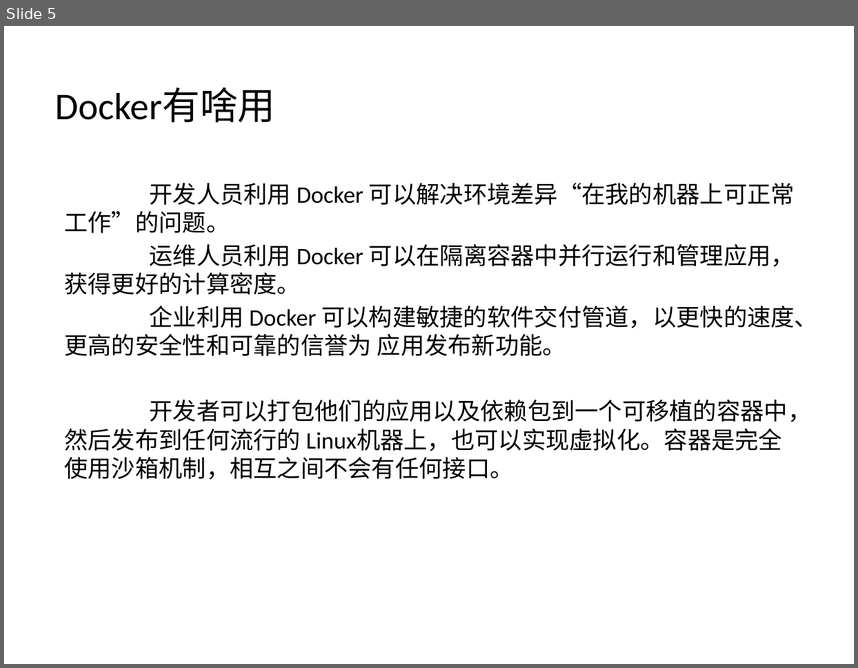
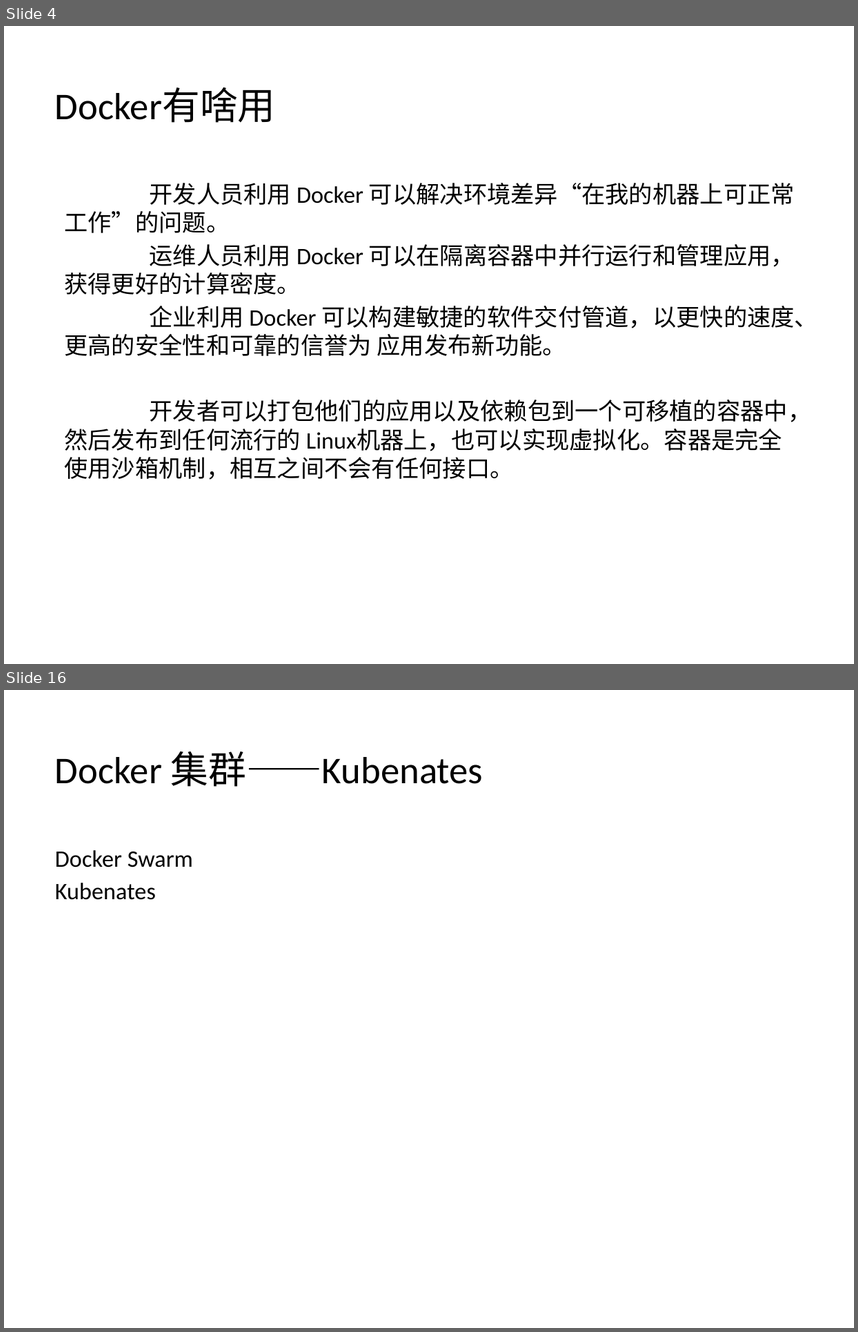
Before and after one commit to Yommmm/DesignPatterns, a slide deck: Docker基础与简单应用.pptx. Shown one above the other, each under a label of ours: slide 5 before the commit, slides 4 and 16 after it; the slides between them are not shown. The pictures are 858x668 and 858x1332 pixels, drawn with LibreOffice and Linux fonts; fonts in the diff are those of the drawing. Boxes give left, top, right and bottom in pixels: in the first picture for what was removed or moved away, otherwise in the second. Text is boxed around its words. In the diff, an @@ line names an element or a change of style, - is before the commit and + after.

```diff
--- a/Docker基础与简单应用.pptx
+++ b/Docker基础与简单应用.pptx
@@ slide 16 added at (x1=4, y1=690, x2=854, y2=1328), background #FFFFFF @@
@@ title added at (x1=55, y1=751, x2=484, y2=787), 32 pt, text #000000 @@
+Docker 集群——Kubenates
@@ text added at (x1=55, y1=850, x2=193, y2=900), 20 pt, text #000000 @@
+Docker Swarm
+Kubenates
@@ what was slide 5 is now slide 4 @@
```
Also in this commit, not shown: 6 slides changed, 6 other slides added, 1 slide removed.
